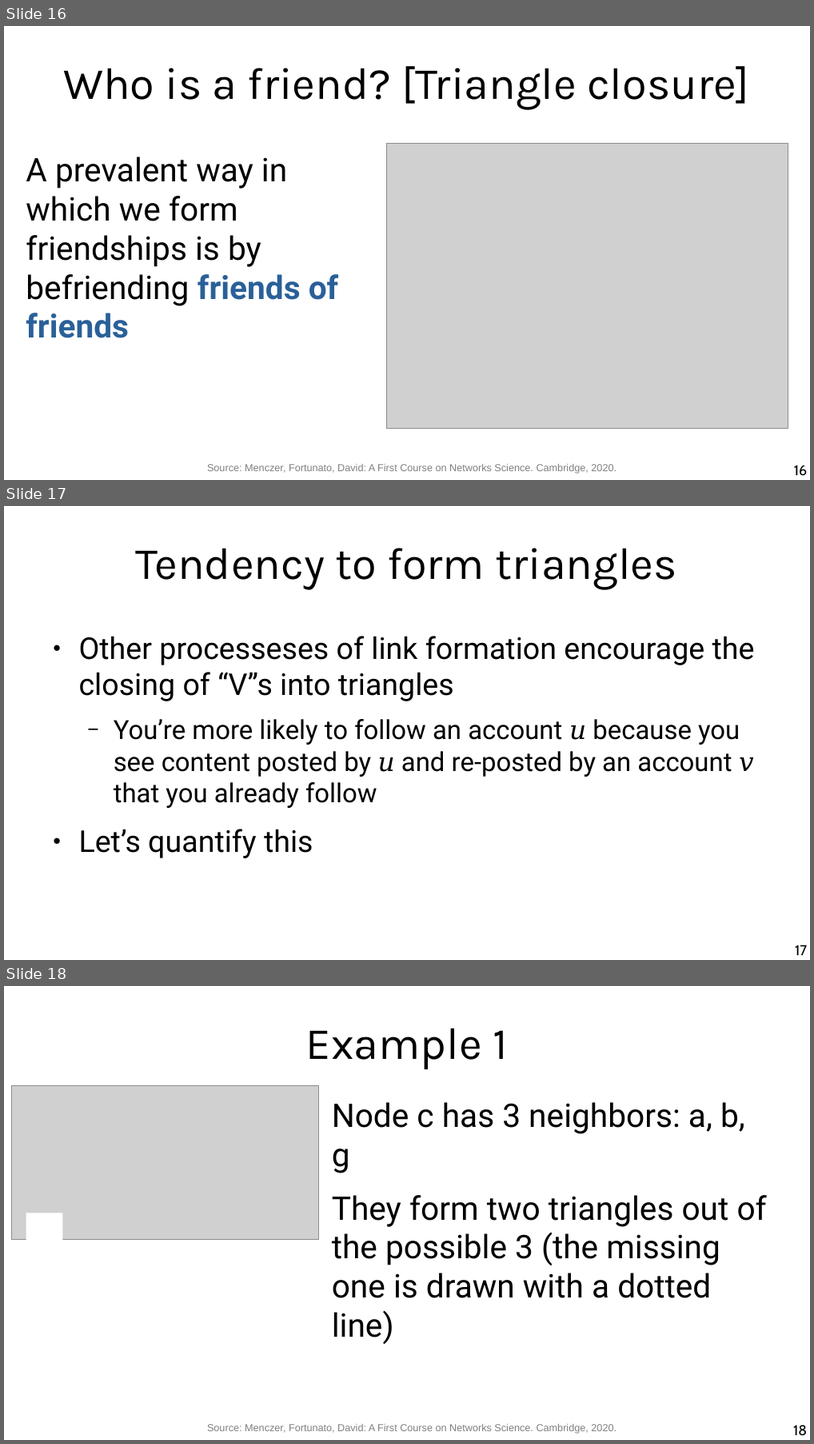
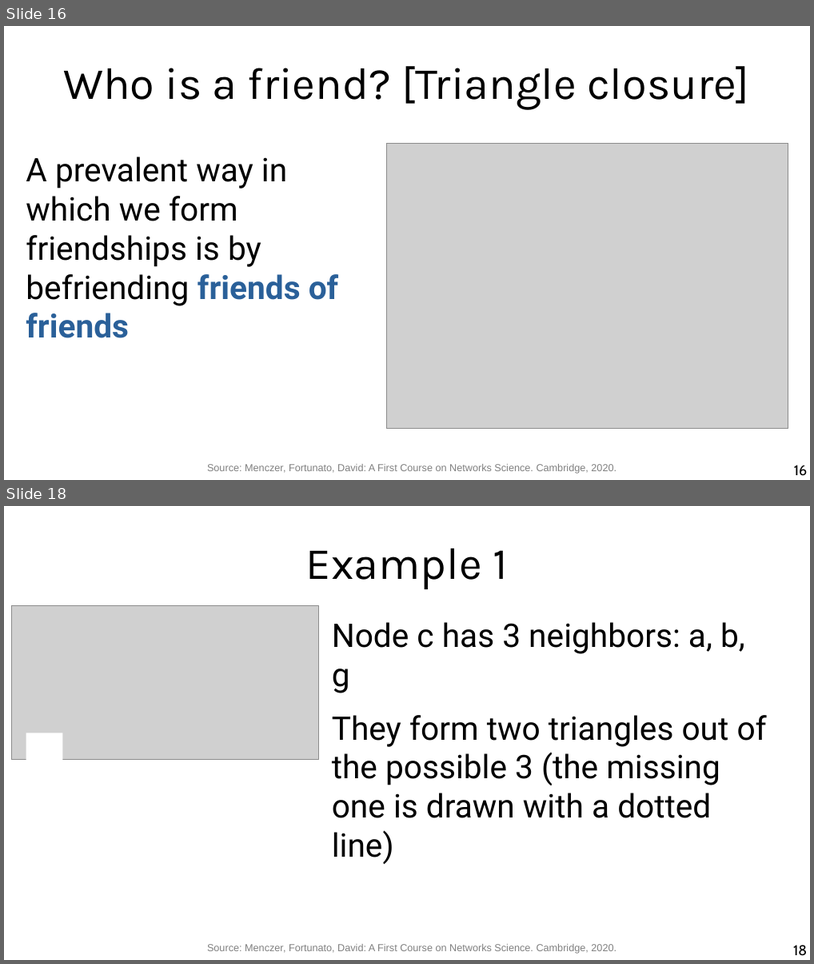
Before and after one commit to chatox/networks-science-course, a slide deck: theory/odp/tt05-homophily_triangles.odp. Shown one above the other, each under a label of ours: slides 16, 17 and 18 before the commit, slides 16 and 18 after it; the slides between them are not shown. The pictures are 814x1444 and 814x964 pixels, drawn with LibreOffice and Linux fonts; fonts in the diff are those of the drawing; grey boxes stand for pictures. Boxes give left, top, right and bottom in pixels: in the first picture for what was removed or moved away, otherwise in the second. Text is boxed around its words. In the diff, an @@ line names an element or a change of style, - is before the commit and + after.

```diff
--- a/theory/odp/tt05-homophily_triangles.odp
+++ b/theory/odp/tt05-homophily_triangles.odp
@@ slide 17 removed at <box>4,506,810,960</box>, background #FFFFFF @@
@@ title removed at <box>136,548,677,590</box> @@
-Tendency to form triangles
@@ text removed at <box>79,636,755,858</box> @@
-● Other processeses of link formation encourage the closing of “V”s into triangles
-  − You’re more likely to follow an account u because you see content posted by u and re-posted by an account v that you already follow
-● Let’s quantify this
@@ page number removed at <box>795,944,807,955</box> @@
-17
```
Also in this commit, not shown: 1 slide added, 3 other files.
